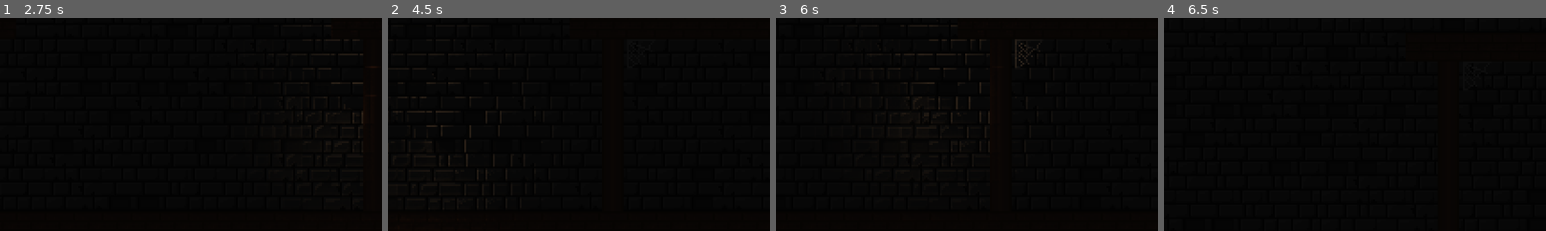
Above: before the commit, frames 1-4 (left to right).
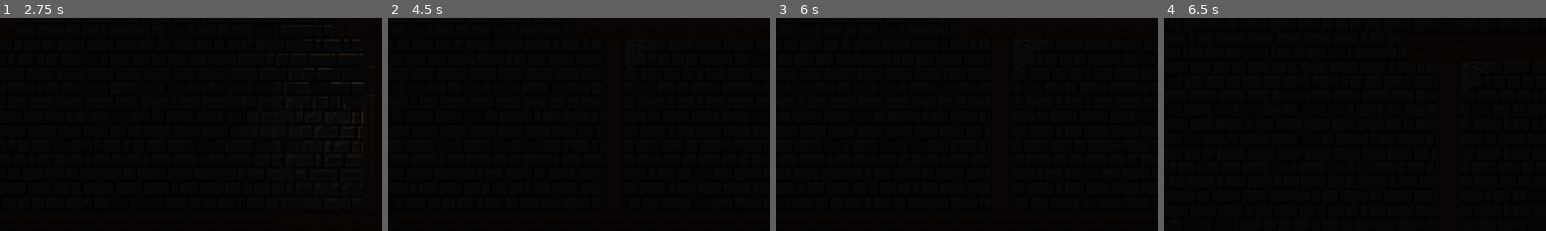
Above: after the commit, the same moments.

Repository: lestercantor/gwj-74---haunted
Game: Godot game, scene res://Level/Level.tscn
Two runs of this game, one before a commit and one after it. Both use one fixed random seed, a clock stepped at 60 frames per second and the inputs below.
Inputs (mouse positions are % of the whole screen's width and height, from its top left):
- Up to frame 1 (2.75 s): tap Enter at 0.5 s; move the mouse to (72, 45) at 0.52 s; press the mouse at (72, 45) at 0.53 s; hold D (move_right) 0.53-2.03 s; tap Space (jump) at 0.77, 1.52 s; move the mouse to (30, 55) at 1.27 s; release the mouse at (30, 55) at 1.28 s; click (30, 55) at 1.35 s; move the mouse to (60, 28) at 2.02 s; press the mouse at (60, 28) at 2.03 s; hold A (move_left) from 2.03 s (still down)
- Up to frame 2 (4.5 s): move the mouse to (45, 70) at 2.77 s; release A (move_left) at 2.78 s; release the mouse at (45, 70) at 2.78 s; hold D (move_right) 2.78-4.28 s; click (45, 70) at 2.85 s; tap Space (jump) at 3.02, 3.77 s; move the mouse to (80, 65) at 3.52 s; press the mouse at (80, 65) at 3.53 s; move the mouse to (20, 35) at 4.27 s; release the mouse at (20, 35) at 4.28 s; hold A (move_left) from 4.28 s (still down); click (20, 35) at 4.35 s
- Up to frame 3 (6 s): tap Space (jump) at 4.52 s; move the mouse to (55, 50) at 5.02 s; release A (move_left) at 5.03 s; press the mouse at (55, 50) at 5.03 s; hold D (move_right) 5.03-5.78 s; move the mouse to (35, 24) at 5.77 s; release the mouse at (35, 24) at 5.78 s; hold A (move_left) from 5.78 s (still down); click (35, 24) at 5.85 s
- Up to frame 4 (6.5 s): keep holding A (move_left); tap Space (jump) at 6.02 s
The pictures show only the part of the screen within x 14-64%, y 6-56%; the shares and areas given below are measured in that part.

Frame 1 is identical in both runs. In frame 2, 0.2% of the frame differs, in the area x 2-30%, y 23-76%; in frame 3, 0.4%, in the area x 31-67%, y 3-57%; in frame 4, nothing differs.

Commit message:
light source doesn't flicker when holding down

Diff:
--- a/Player/Mouse_Light.gd
+++ b/Player/Mouse_Light.gd
@@ -7,16 +7,21 @@
 	set(value):
 		charge = clampf(value, 0, 100)
 
+# Boolean checks to if the player is holding down the mouse button
+# And if they can activate the light
 var mouse_down: bool = false
+var can_activate_light: bool = true
 
-var deplete_timer: float = 0
-var increase_timer: float = 0
+# Counter to count down delta time which will be reset
+var timer: float = 0
 
 func _ready() -> void:
+	# Set default properties
 	light.texture_scale = 7
 	light.enabled = false
 
 func _process(delta: float) -> void:
+	# Always get the global position of the mouse for the light
 	light.global_position = get_global_mouse_position()
 
 	modify_charge(delta)
@@ -29,15 +34,30 @@
 		mouse_down = false
 
 func modify_charge(delta: float) -> void:
-	deplete_timer += delta
+	# Increase timer counter by delta
+	timer += delta
 
-	if mouse_down and charge > 1.8:
-		if deplete_timer > 0.1:
+	# Check if the player is holding down the mouse and the charge is not 0
+	if mouse_down and can_activate_light and charge != 0:
+		# Enable the light when conditions are true
+		light.enabled = true
+
+		# After timer is bigger than 0.1 (after getting increased by delta) execute inside the code
+		if timer > 0.1:
 			charge -= 1.8
-			deplete_timer = 0
-			light.enabled = true
+			# Reset the timer counter
+			timer = 0
+
 	else:
-		if deplete_timer > 0.1 and charge != 100:
+		light.enabled = false
+
+		if timer > 0.1 and charge != 100:
 			charge += 0.7
-			deplete_timer = 0
-			light.enabled = false
+			timer = 0
+			# Make sure the player can't spam activating the light by adding this check if charge is less than 30
+			# After holding it down and then they release it or reach 0 charge
+			if charge < 30:
+				can_activate_light = false
+			else:
+				can_activate_light = true
+	print (charge)
